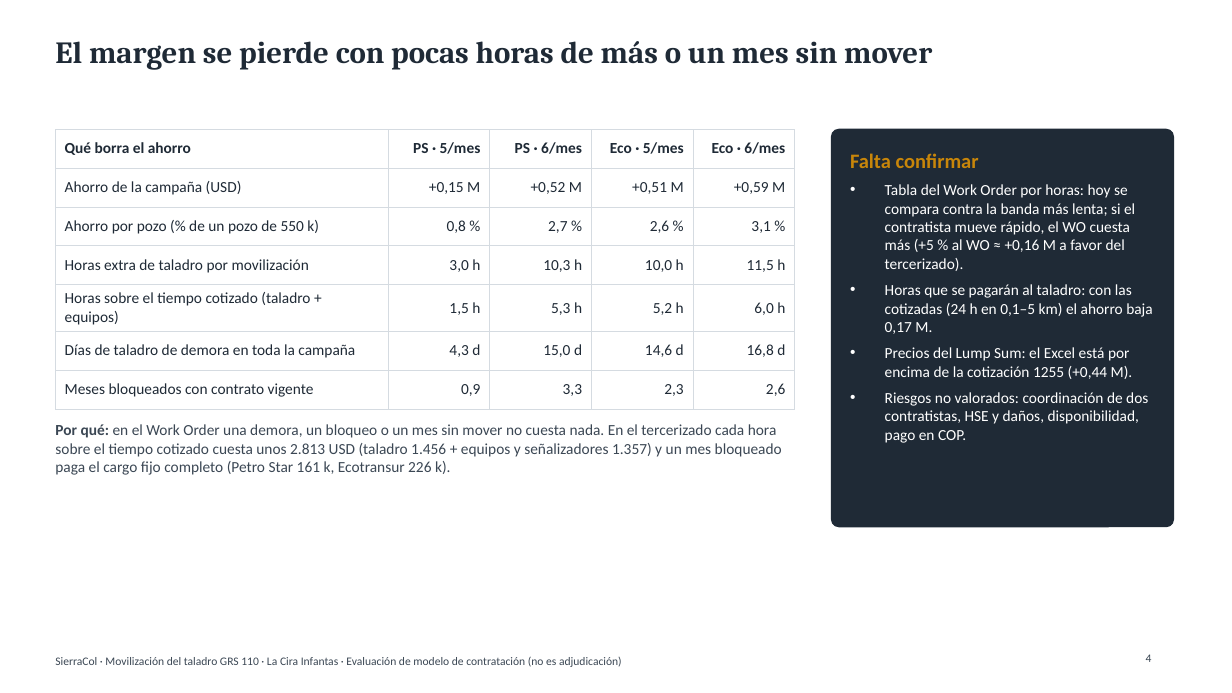
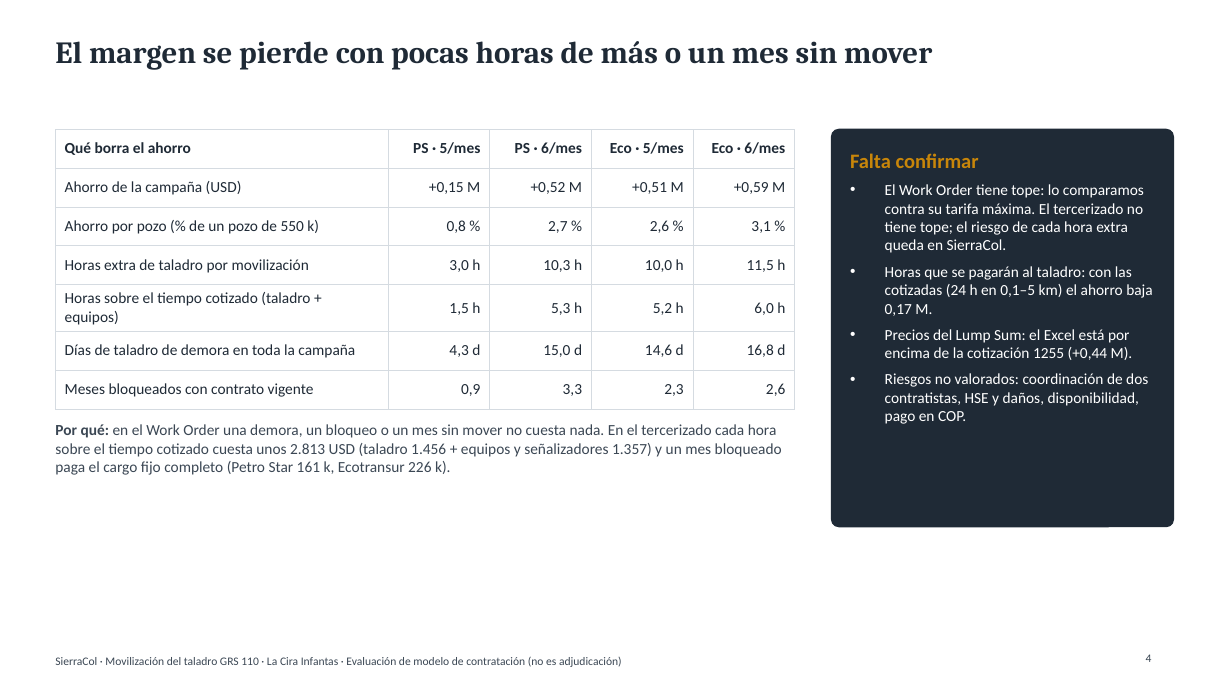
Before and after one commit to Elivl87/chatgpt-skills, a slide deck: slide 4 of movilizacion/entregables/Presentacion_Movilizacion_GRS110.pptx. Drawn at 1232x693 pixels with LibreOffice and Linux fonts; fonts in the diff are those of the drawing. Boxes give left, top, right and bottom in pixels: in the first picture for what was removed or moved away, otherwise in the second. Text is boxed around its words. In the diff, an @@ line names an element or a change of style, - is before the commit and + after.

```diff
--- a/movilizacion/entregables/Presentacion_Movilizacion_GRS110.pptx
+++ b/movilizacion/entregables/Presentacion_Movilizacion_GRS110.pptx
@@ text at box(885, 184, 1144, 253): text changed @@
-• Tabla del Work Order por horas: hoy se compara contra la banda más lenta; si el contratista mueve rápido, el WO cuesta más (+5 % al WO ≈ +0,16 M a favor del tercerizado).
+• El Work Order tiene tope: lo comparamos contra su tarifa máxima. El tercerizado no tiene tope; el riesgo de cada hora extra queda en SierraCol.
```
Also in this commit, not shown: 8 other files.
